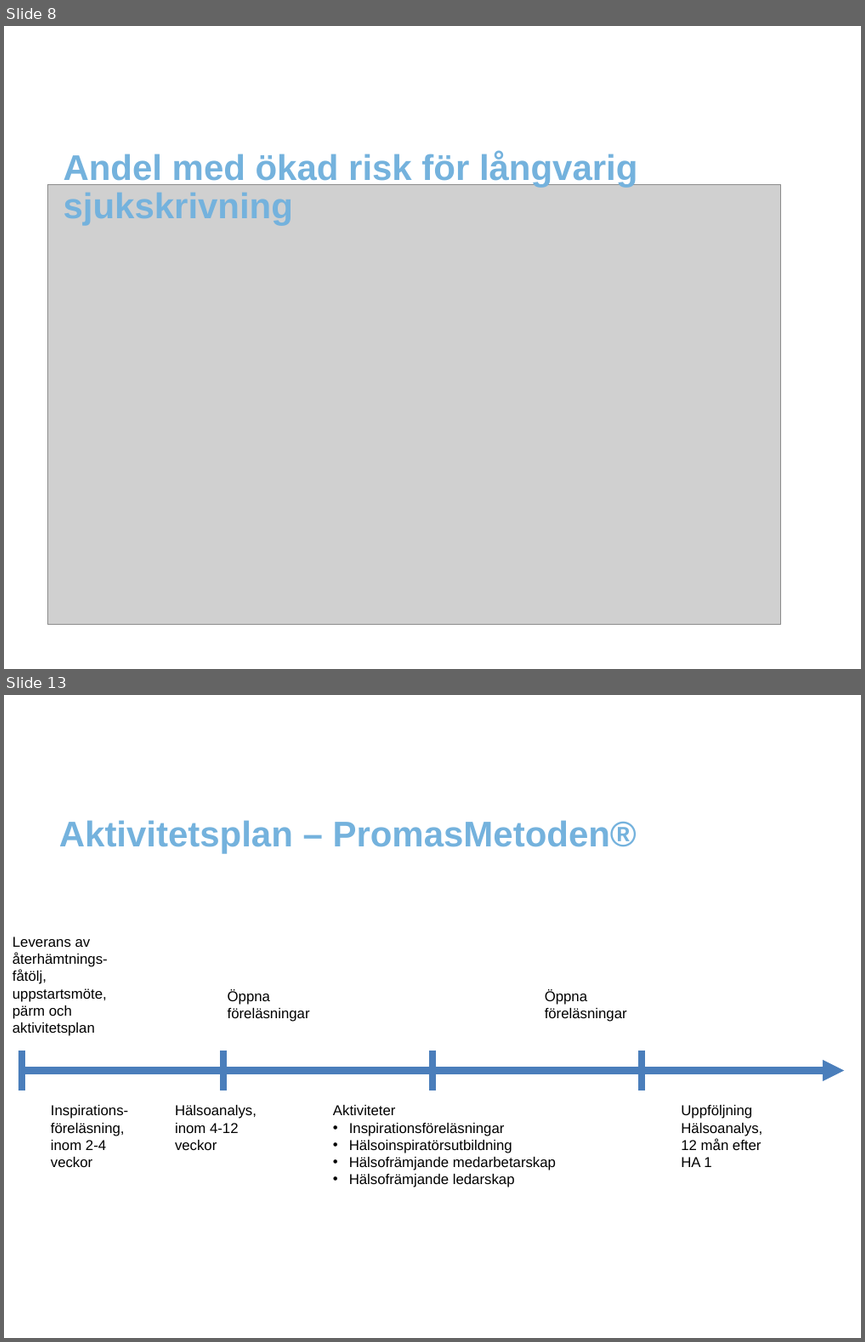
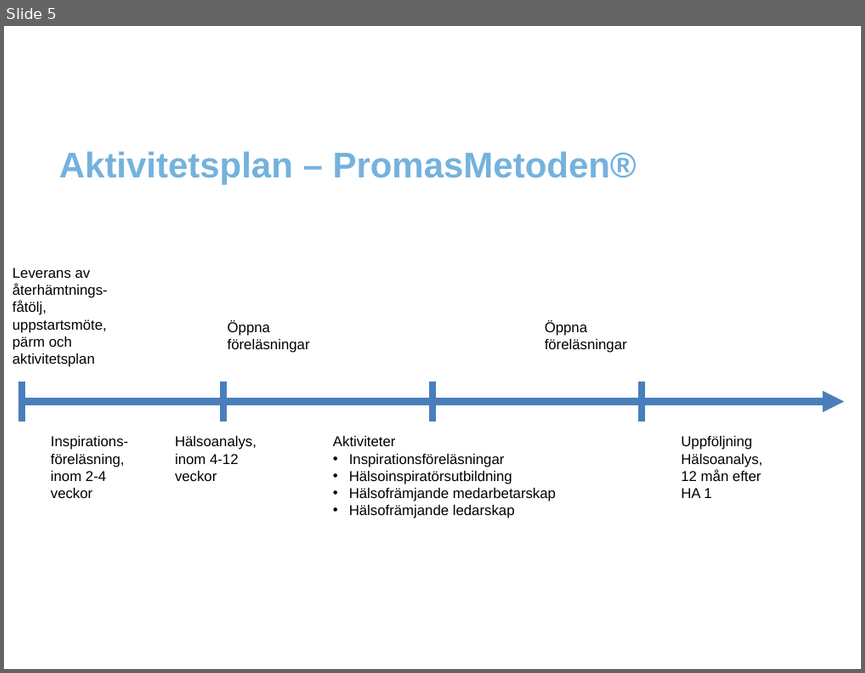
Before and after one commit to jenevieve18/hw, a slide deck: contrib/HW.EForm.Report/templates/Promas template.pptx. Shown one above the other, each under a label of ours: slides 8 and 13 before the commit, slide 5 after it; the slides between them are not shown. The pictures are 865x1342 and 865x673 pixels, drawn with LibreOffice and Linux fonts; fonts in the diff are those of the drawing; grey boxes stand for pictures; background and template pictures are left out. Boxes give left, top, right and bottom in pixels: in the first picture for what was removed or moved away, otherwise in the second. Text is boxed around its words. In the diff, an @@ line names an element or a change of style, - is before the commit and + after.

```diff
--- a/contrib/HW.EForm.Report/templates/Promas template.pptx
+++ b/contrib/HW.EForm.Report/templates/Promas template.pptx
@@ slide 8 removed at [4, 26, 861, 669], background #FFFFFF @@
@@ text removed at [64, 151, 637, 226] @@
-Andel med ökad risk för långvarig sjukskrivning
@@ picture removed at [47, 184, 780, 624] @@
@@ what was slide 13 is now slide 5 @@
```
Also in this commit, not shown: 7 other slides removed, 10 other files.
